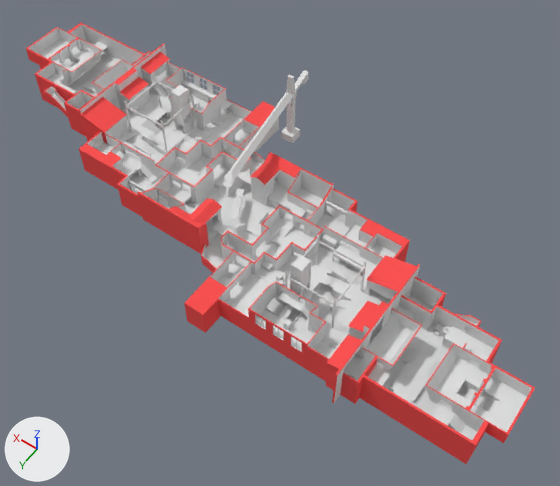
One commit to the OBJ model torres/static/models/vanguard.obj: the scene before it, then after it.
The view is the same before and after, from a camera (50 mm lens) standing at (-5663.0, 6662.0, 10304.0) and looking at (-983.0, 110.0, 9.0). Every picture has the same lights, and +X, +Y and +Z are marked at lower left. Where no turn or scale is listed for an object, it has been applied to the vertices. Vertices at the same position are counted once.

Objects in the first picture: 'vanguard'.
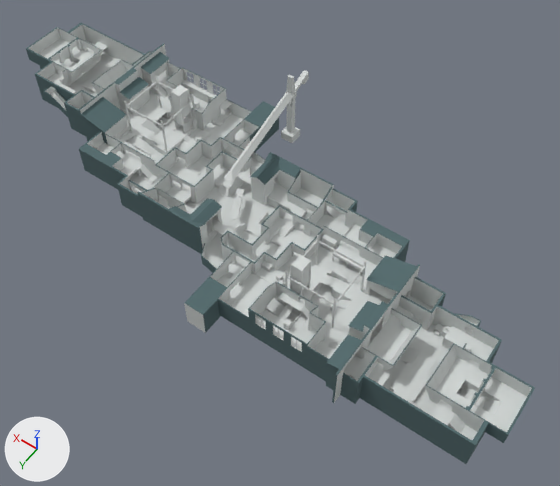
The change, as a list of edits to the scene's bpy script:
```text
Change mat_oob:
    mat_oob.base_color: (0.971, 0.0667, 0.0667) -> (0.0824, 0.141, 0.149)  # red #fc4949 -> dark cyan #51696c
Change me_vanguard:
    used by ob_vanguard; location = (0.0, 0.0, 0.0)
    remove me_vanguard.from_pydata(...)  # 4720 vertices, 5293 faces; spans x -5600.0..5600.0, y -2740.0..2176.0, z -64.0..1476.0
    add me_vanguard.from_pydata(...)  # 4787 vertices, 5408 faces; spans x -5600.0..5600.0, y -2740.0..2176.0, z -64.0..1476.0
    me_vanguard part 1: 34 vertices removed from x -4896.0..4896.0, y -1805.0..1805.0, z 0.0..744.0; 101 vertices added at x -5312.0..5312.0, y -1824.0..1824.0, z -64.0..704.0
    me_vanguard part 2: 32 faces spanning x -3856.0..3856.0, y -2176.0..2176.0, z -64.0..640.0 switch from mat_base (light grey #e3e3e3) to mat_oob (dark cyan #51696c)
    me_vanguard part 3: 8 faces spanning x -5600.0..5600.0, y -2176.0..2176.0, z -64.0..640.0 switch from mat_oob (red #fc4949) to mat_base (light grey #d5d9d7)
```

Pixel boxes (x1, y1, x2, y2) of what changed, in the pictures (560 x 486 px):
'vanguard', recoloured
    both: (26, 23, 535, 464)
part 1 of me_vanguard, built on
    before: (26, 45, 501, 415)
    after: (26, 27, 528, 443)
part 2 of me_vanguard, recoloured
    both: (128, 117, 347, 213)
part 3 of me_vanguard, recoloured (red to grey)
    both: (184, 224, 377, 377)
